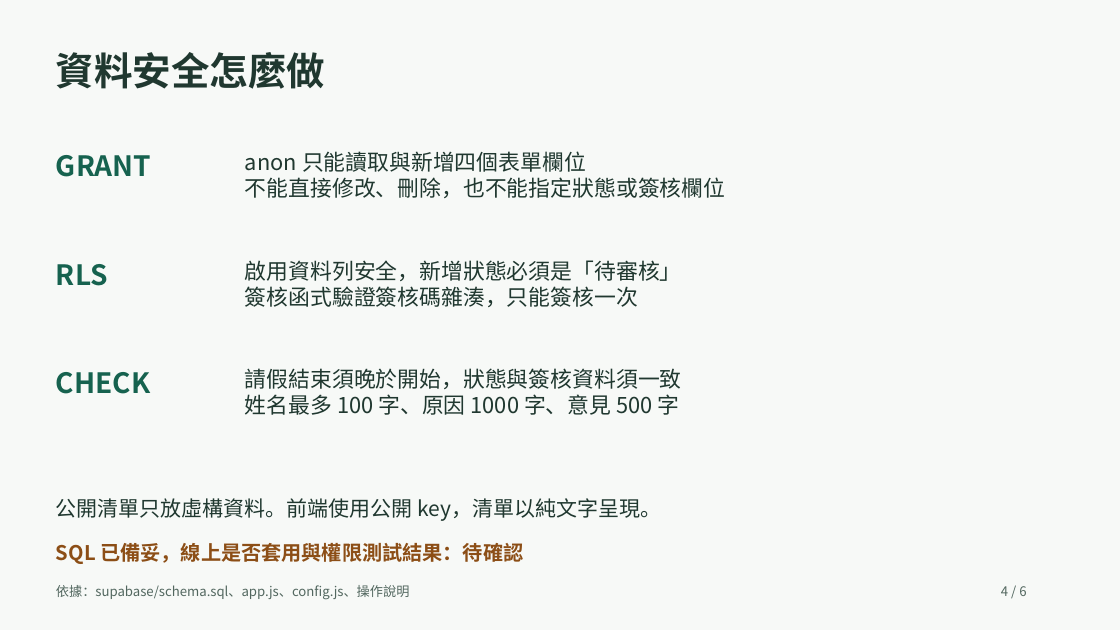
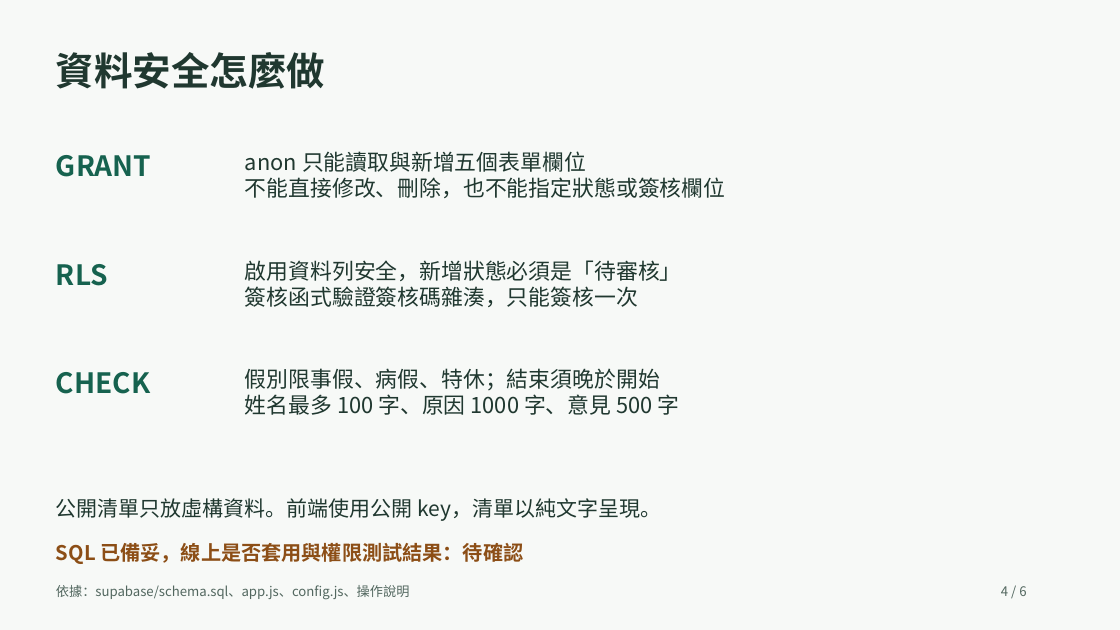
Before and after one commit to 3075zw-byte/i-prop-520, a slide deck: slide 4 of 文件/請假申請系統提案.pptx. Drawn at 1120x630 pixels with LibreOffice and Linux fonts; fonts in the diff are those of the drawing. Boxes give left, top, right and bottom in pixels: in the first picture for what was removed or moved away, otherwise in the second. Text is boxed around its words. In the diff, an @@ line names an element or a change of style, - is before the commit and + after.

```diff
--- a/文件/請假申請系統提案.pptx
+++ b/文件/請假申請系統提案.pptx
@@ text at [245,151,586,172]: text changed @@
-anon 只能讀取與新增四個表單欄位
+anon 只能讀取與新增五個表單欄位
@@ text at [245,368,660,391]: text changed @@
-請假結束須晚於開始，狀態與簽核資料須一致
+假別限事假、病假、特休；結束須晚於開始
```
Also in this commit, not shown: 4 other slides changed, 13 other files.
